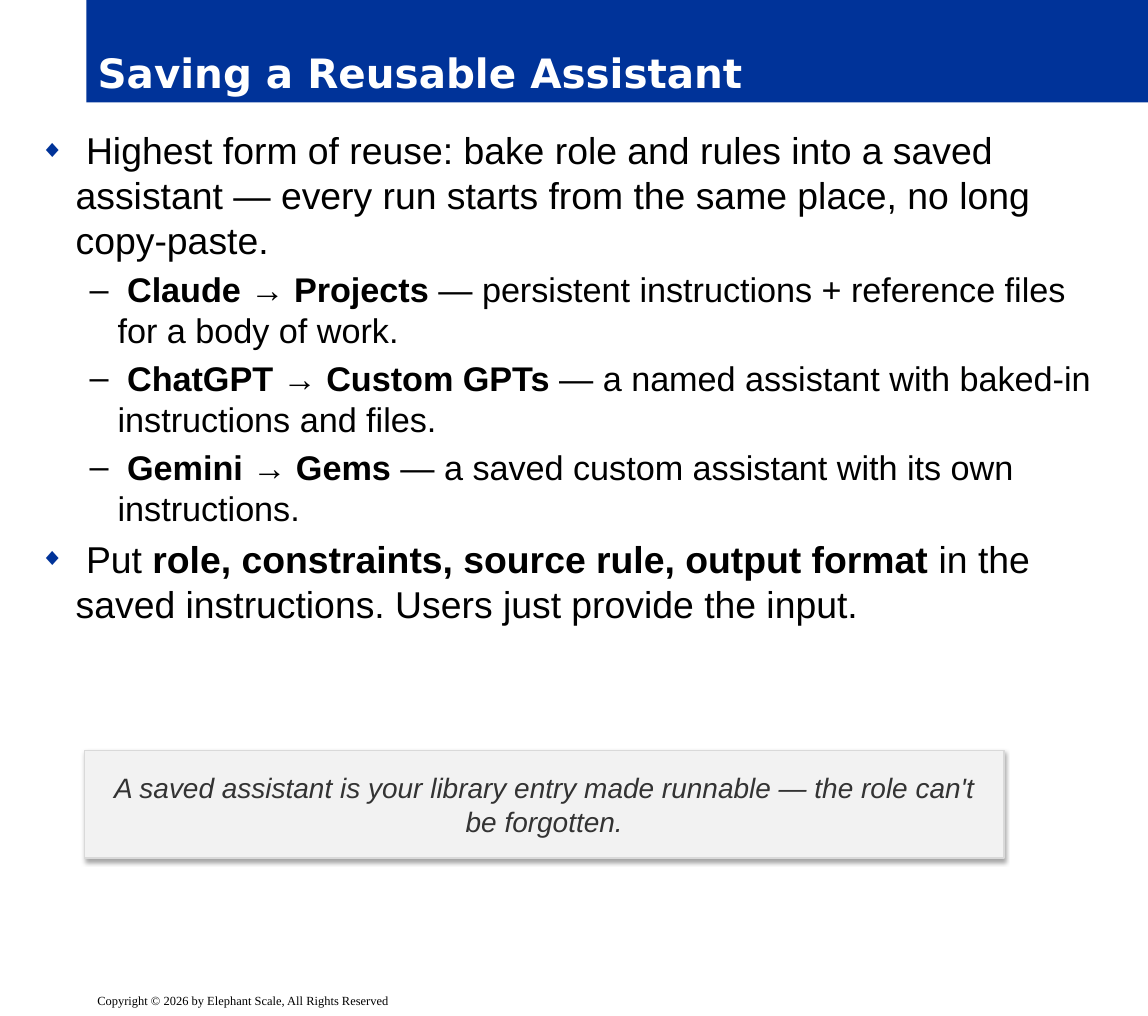
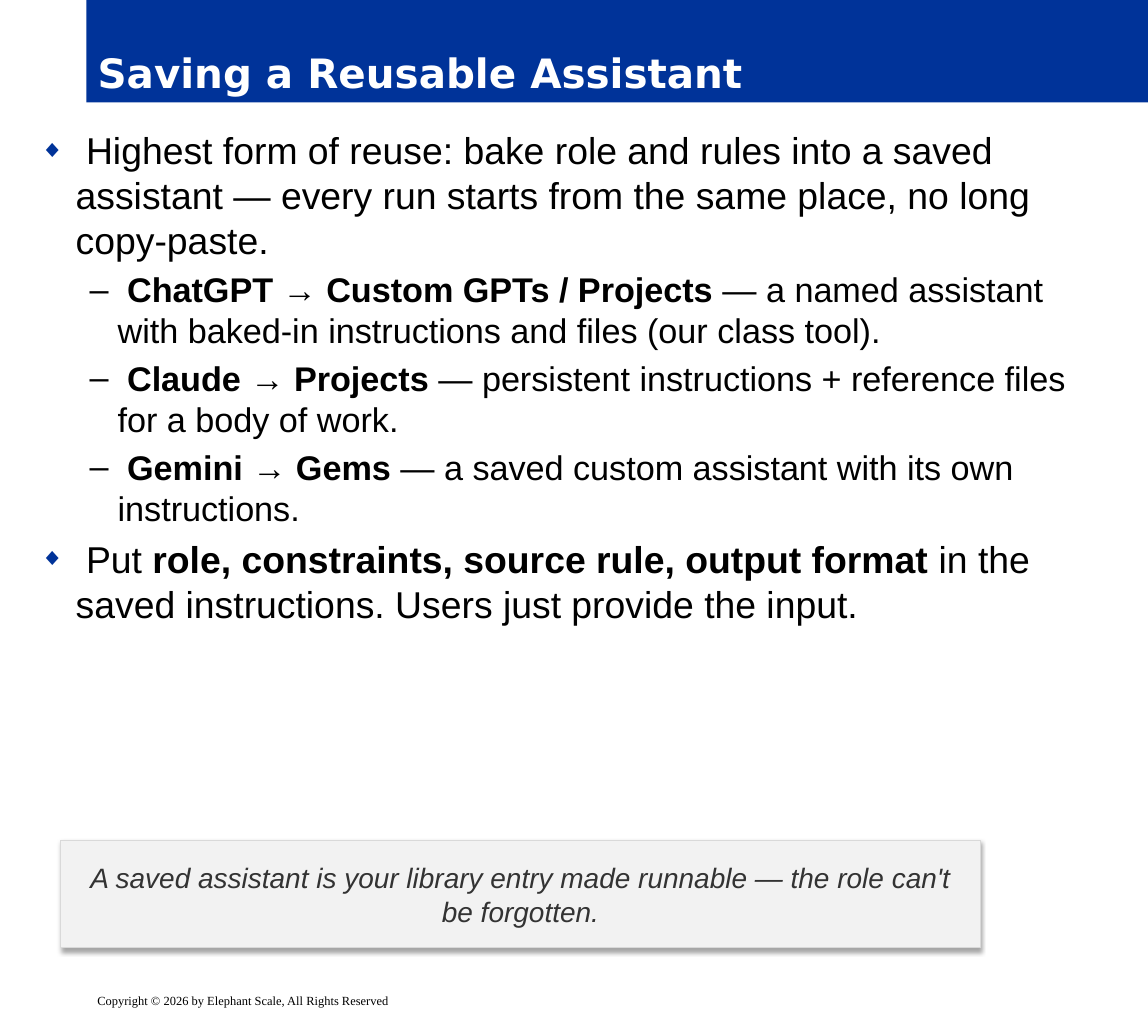
Before and after one commit to elephantscale/Prompt_Engineering_for_Business_Professionals, a slide deck: slide 6 of slides/release/06-prompt-systems-governance.pptx. Drawn at 1148x1016 pixels with LibreOffice and Linux fonts; fonts in the diff are those of the drawing; background and template pictures are left out. Boxes give left, top, right and bottom in pixels: in the first picture for what was removed or moved away, otherwise in the second. Text is boxed around its words. In the diff, an @@ line names an element or a change of style, - is before the commit and + after.

```diff
--- a/slides/release/06-prompt-systems-governance.pptx
+++ b/slides/release/06-prompt-systems-governance.pptx
@@ text at [118,277,1043,350]: paragraph added @@
+  – ChatGPT → Custom GPTs / Projects — a named assistant with baked-in instructions and files (our class tool).
@@ text at [118,366,1091,433]: paragraph removed @@
-  – ChatGPT → Custom GPTs — a named assistant with baked-in instructions and files.
@@ rectangle "A saved assistant is your ...": place and size @@
-rectangle "A saved assistant is your ..." at [84,750,1004,858]
+rectangle "A saved assistant is your ..." at [60,841,980,949]
```
Also in this commit, not shown: 9 other slides changed, 3 other files.
